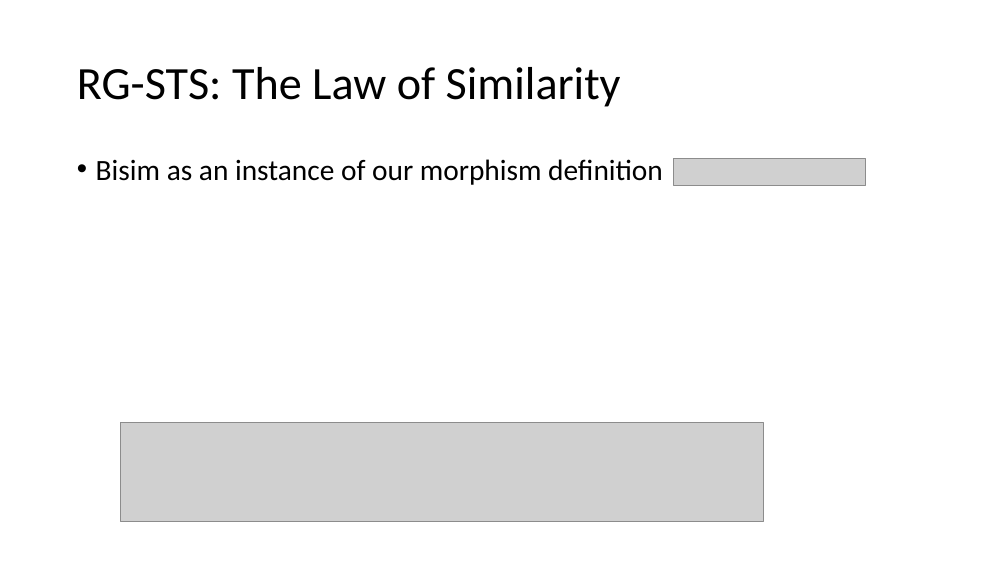
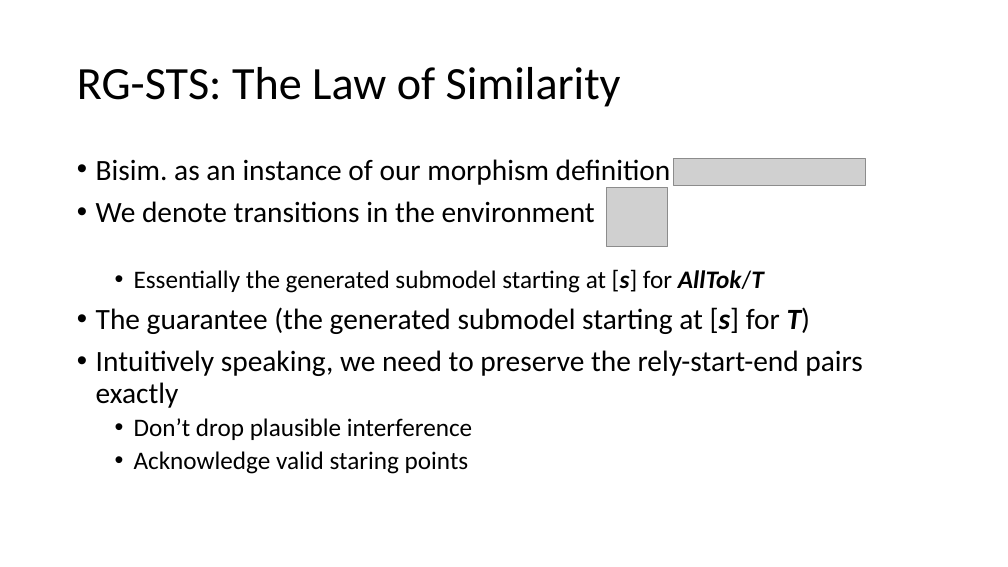
Before and after one commit to Contingent-Systems/modal_abstractions_presentations, a slide deck: slide 38 of thesis_proposal/proposal.pptx. Drawn at 1008x567 pixels with LibreOffice and Linux fonts; fonts in the diff are those of the drawing; grey boxes stand for pictures. Boxes give left, top, right and bottom in pixels: in the first picture for what was removed or moved away, otherwise in the second. Text is boxed around its words. In the diff, an @@ line names an element or a change of style, - is before the commit and + after.

```diff
--- a/thesis_proposal/proposal.pptx
+++ b/thesis_proposal/proposal.pptx
@@ text at [96,159,862,474]: text changed @@
-• Bisim as an instance of our morphism definition
+• Bisim. as an instance of our morphism definition
+• We denote transitions in the environment
+  • Essentially the generated submodel starting at [s] for AllTok/T
+• The guarantee (the generated submodel starting at [s] for T)
+• Intuitively speaking, we need to preserve the rely-start-end pairs exactly
+  • Don’t drop plausible interference
+  • Acknowledge valid staring points
@@ picture added at [606,188,668,247] @@
@@ picture removed at [121,423,764,522] @@
```
Also in this commit, not shown: 5 other slides changed, 1 slide removed.
